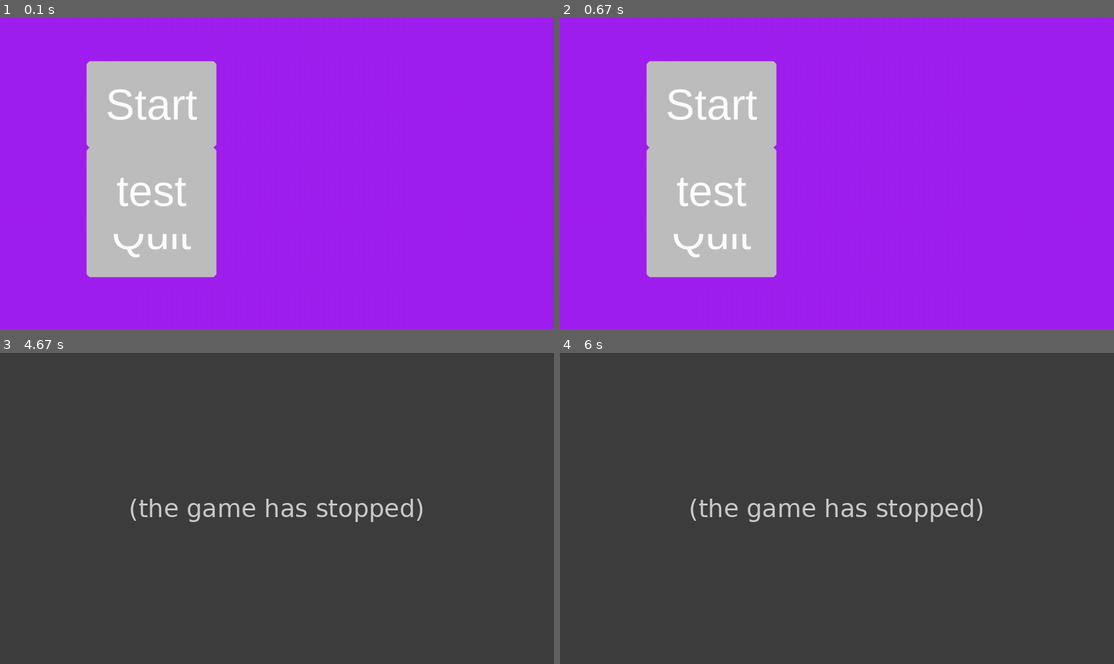
Above: before the commit, frames 1-4 (two rows, left to right).
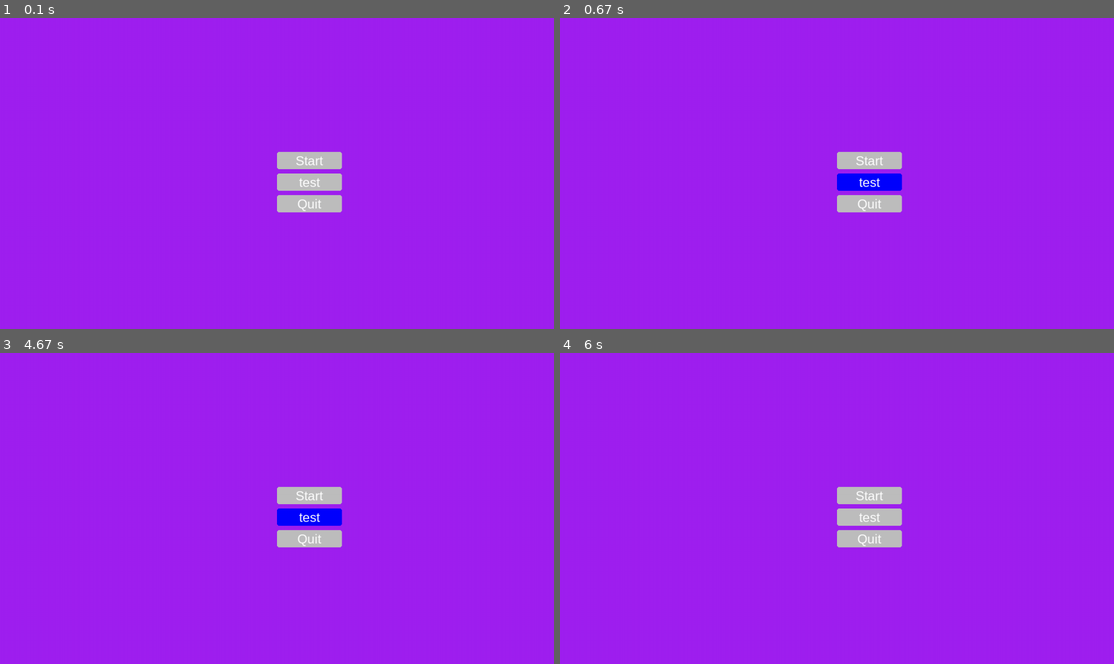
Above: after the commit, the same moments.

Repository: MathiasBenoni/IT
Game: pygame game, started from IT2/monster_rpg/main.py
Two runs of this game, one before a commit and one after it. Both use one fixed random seed, a clock stepped at 60 frames per second and the inputs below.
Inputs (mouse positions are in pixels of both pictures, inside the frame that each line leads up to):
- Up to frame 1 (0.1 s): no input
- Up to frame 2 (0.67 s): click (837, 173) at 0.38 s
- Up to frame 3 (4.67 s): click (277, 530) at 0.72 s; click "Start" at 2.05 s; click (249, 589) at 2.38 s; click "Start" at 3.22 s; click (421, 480) at 3.55 s; click "test" at 4.38 s
- Up to frame 4 (6 s): click (676, 449) at 4.72 s; click (859, 496) at 5.05 s; click (676, 489) at 5.38 s

The runs differ from the first frame. In frame 1, 18% of the frame differs, in the area x 15-62%, y 13-84%; in frame 2, 18%; in frame 3, 100%, in the area x 0-100%, y 0-100%; in frame 4, 100%.
Before the commit the program exited at 4.42 s; later frames show no game.

Commit message:
Did something

Diff:
--- a/IT2/monster_rpg/classes.py
+++ b/IT2/monster_rpg/classes.py
@@ -12,7 +12,7 @@
 
 class Button:
 
-  def __init__(self, width : int, height : int, color : str, pos : tuple, text : str, on_click=None, border_radius=10):
+  def __init__(self, width : int, height : int, color : str, pos : tuple, text : str, on_click=None, border_radius=5):
     if color == None:
       color = 'blue'
     self.width = width
@@ -23,7 +23,7 @@
     self.on_click = on_click
 
     self.text = text
-    self.font = pygame.font.SysFont('Arial', 100)
+    self.font = pygame.font.SysFont('Arial', 30)
 
     self.default_color = self.color
 
--- a/IT2/monster_rpg/main.py
+++ b/IT2/monster_rpg/main.py
@@ -13,17 +13,19 @@
 
 running = True
 
-
-
 player = Entety(10, False)
 enemy = Entety(10, True)
 
+button_width = 150
+button_height = 40
+padding = 10
 
 
 buttons = [
-    Button(300, 200, 'gray', (200, 100), 'Start', my_funcs.start_game),
-    Button(300, 200, 'gray', (200, 400), 'Quit', my_funcs.quit_game),
-    Button(300, 200, 'gray', (200, 300), 'test')
+    Button(button_width, button_height, 'gray', (WIDTH // 2, HEIGHT // 2 - button_height - padding), 'Start', my_funcs.start_game),
+    Button(button_width, button_height, 'gray', (WIDTH // 2, HEIGHT // 2), 'test'),
+    Button(button_width, button_height, 'gray', (WIDTH // 2, HEIGHT // 2 + button_height + padding), 'Quit', my_funcs.quit_game)
+
   ]
 
 
